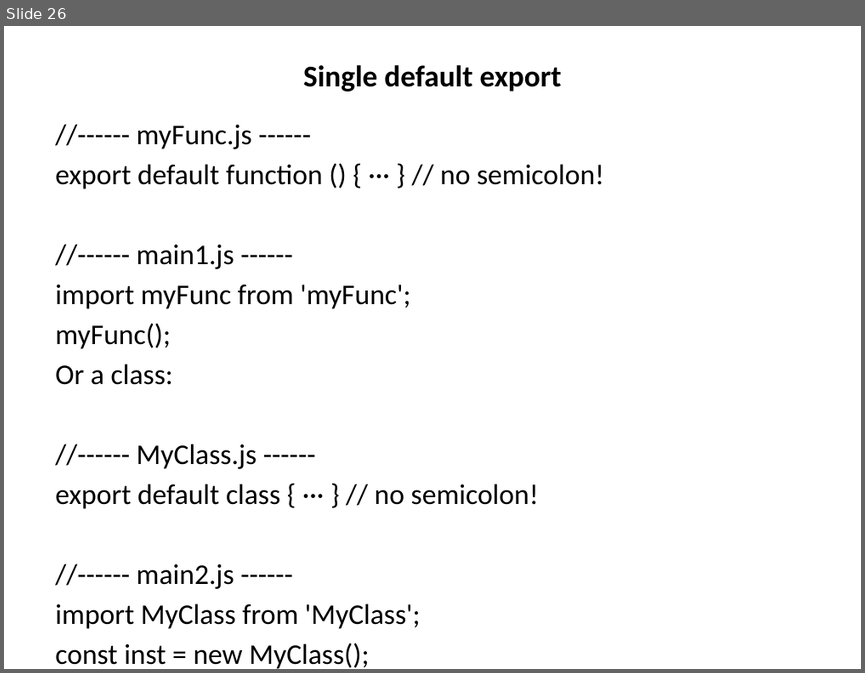
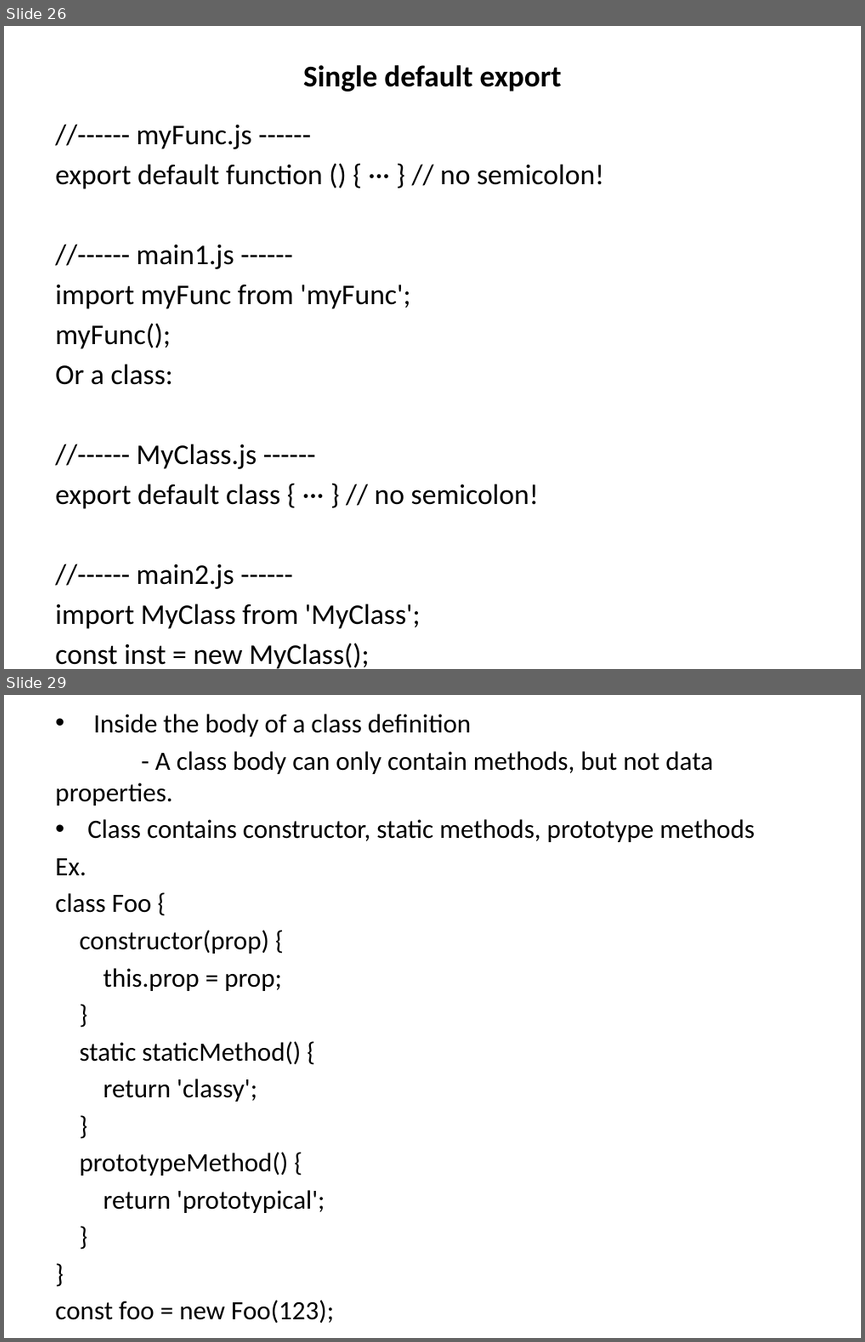
Before and after one commit to jaybidwai02/jsFrameworks, a slide deck: es6/ES6.pptx. Shown one above the other, each under a label of ours: slide 26 before the commit, slides 26 and 29 after it; the slides between them are not shown. The pictures are 865x673 and 865x1342 pixels, drawn with LibreOffice and Linux fonts; fonts in the diff are those of the drawing. Boxes give left, top, right and bottom in pixels: in the first picture for what was removed or moved away, otherwise in the second. Text is boxed around its words. In the diff, an @@ line names an element or a change of style, - is before the commit and + after.

```diff
--- a/es6/ES6.pptx
+++ b/es6/ES6.pptx
@@ slide 29 added at (4,695,861,1338), background #FFFFFF @@
@@ text added at (55,714,755,1322), 22.2 pt, text #000000 @@
+• Inside the body of a class definition
+- A class body can only contain methods, but not data properties.
+• Class contains constructor, static methods, prototype methods
+Ex.
+class Foo {
+constructor(prop) {
+this.prop = prop;
+}
+static staticMethod() {
+return 'classy';
+}
+prototypeMethod() {
+return 'prototypical';
+}
+}
+const foo = new Foo(123);
```
Also in this commit, not shown: 4 other slides added.
